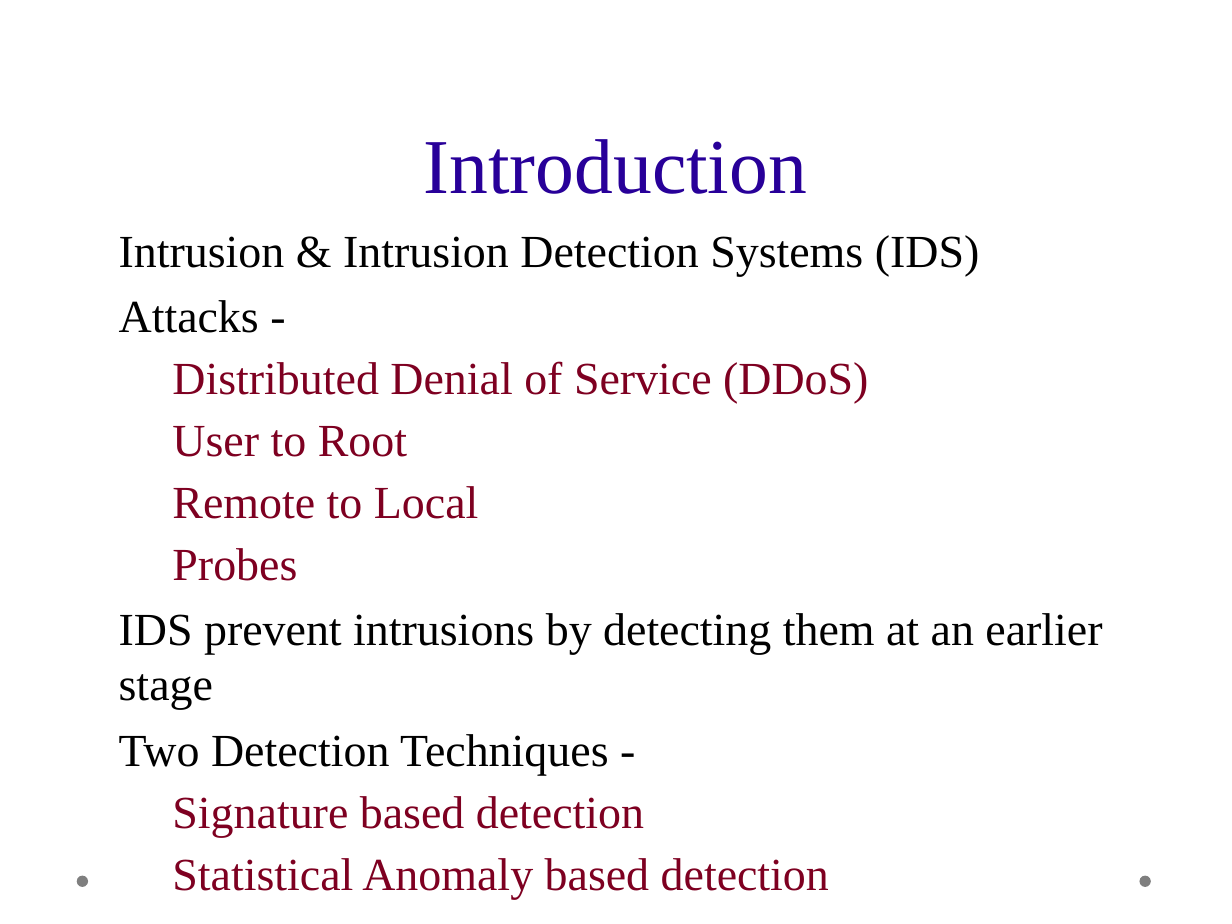
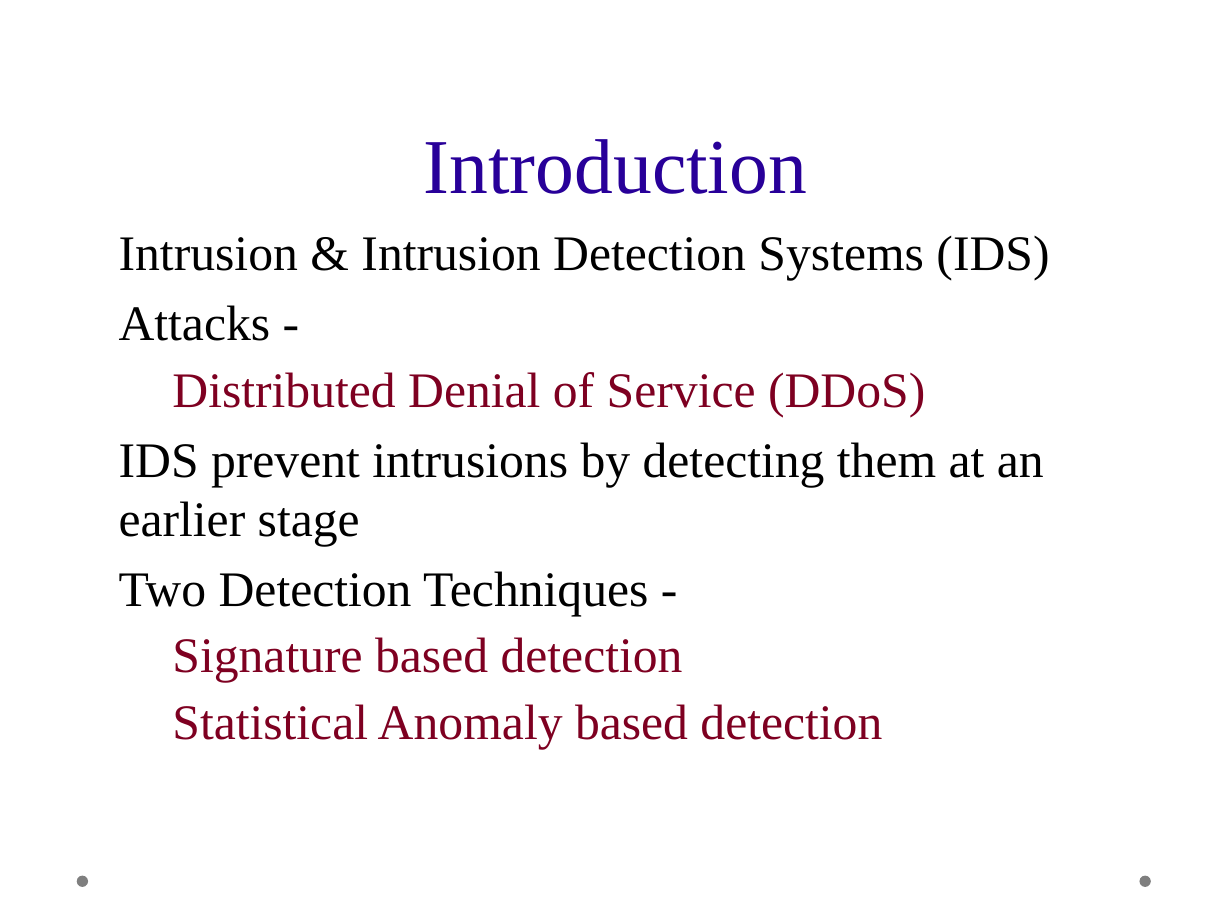
Before and after one commit to mahidharc/drdo.ids, a slide deck: slide 4 of presentation.odp. Drawn at 1232x924 pixels with LibreOffice and Linux fonts; fonts in the diff are those of the drawing; background and template pictures are left out. Boxes give left, top, right and bottom in pixels: in the first picture for what was removed or moved away, otherwise in the second. Text is boxed around its words. In the diff, an @@ line names an element or a change of style, - is before the commit and + after.

Commit message:
presentation final

```diff
--- a/presentation.odp
+++ b/presentation.odp
@@ text "Intrusion & Intrusion Detection Systems ..." at bbox=[119, 236, 1049, 749]: size 29.6 to 32 pt @@
@@ text at bbox=[172, 426, 478, 581]: paragraphs removed @@
-  ➢ User to Root
-  ➢ Remote to Local
-  ➢ Probes
```
Also in this commit, not shown: 3 other slides changed, 17 slides added, 3 slides removed.
